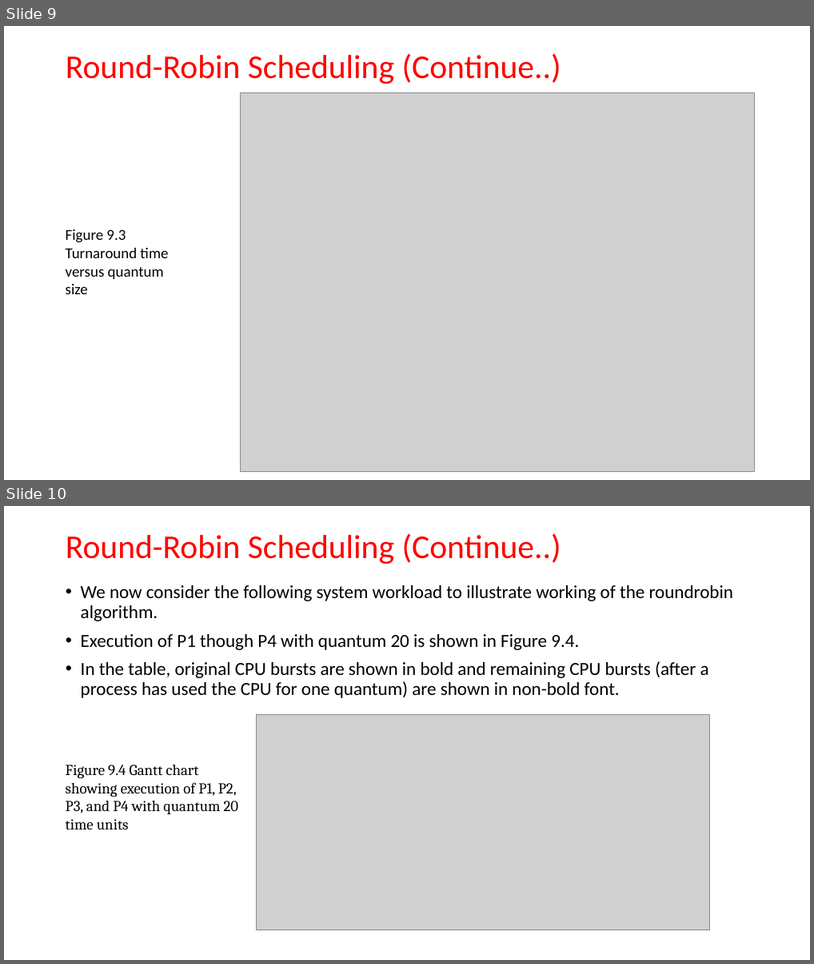
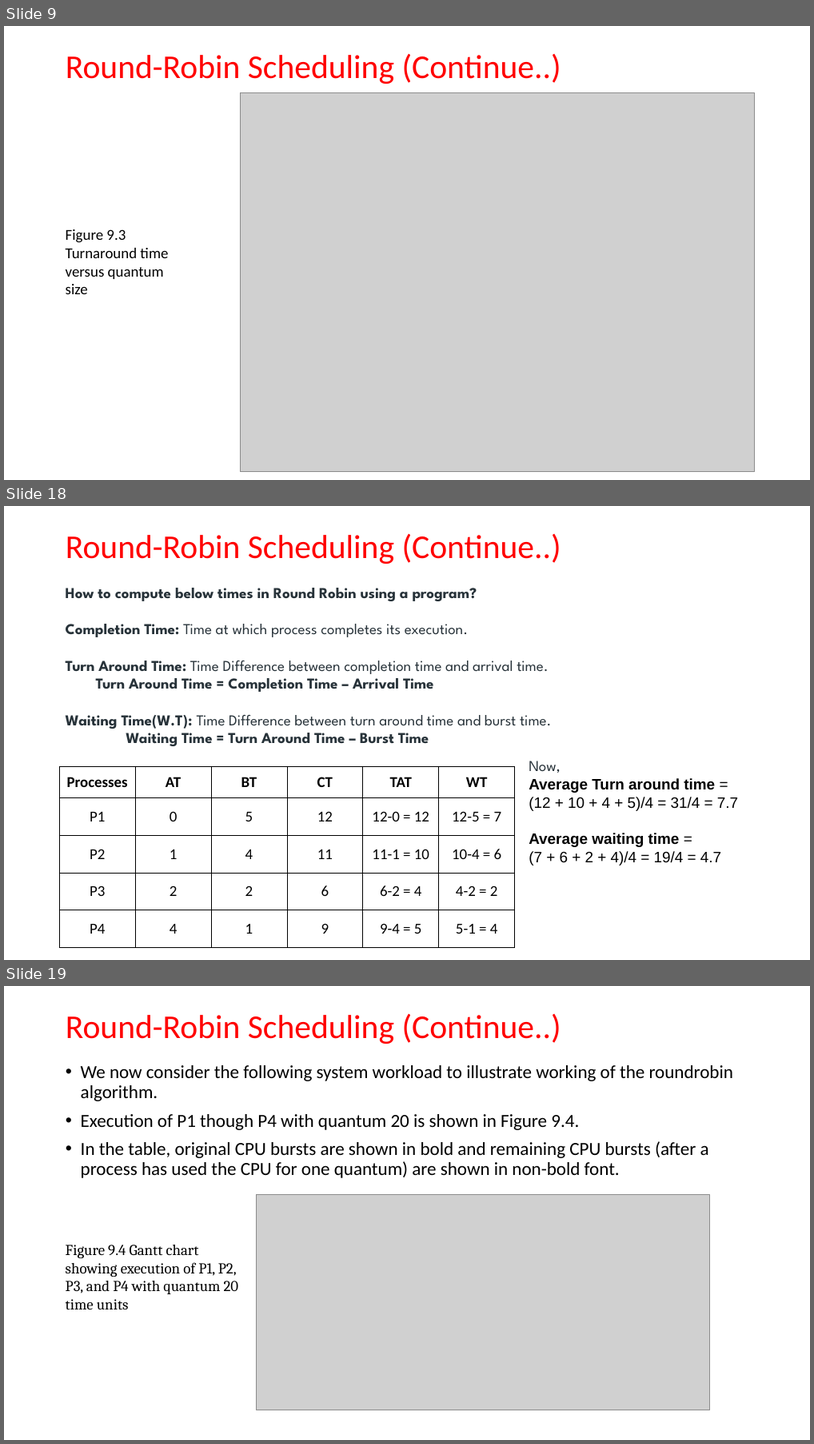
Before and after one commit to bamboat3/os, a slide deck: Lecture-9.pptx. Shown one above the other, each under a label of ours: slides 9 and 10 before the commit, slides 9, 18 and 19 after it; the slides between them are not shown. The pictures are 814x964 and 814x1444 pixels, drawn with LibreOffice and Linux fonts; fonts in the diff are those of the drawing; grey boxes stand for pictures. Boxes give left, top, right and bottom in pixels: in the first picture for what was removed or moved away, otherwise in the second. Text is boxed around its words. In the diff, an @@ line names an element or a change of style, - is before the commit and + after.

```diff
--- a/Lecture-9.pptx
+++ b/Lecture-9.pptx
@@ slide 18 added at (x1=4, y1=506, x2=810, y2=960), background #FFFFFF @@
@@ title added at (x1=66, y1=534, x2=562, y2=564), 39.6 pt, text #FF0000 @@
+Round-Robin Scheduling (Continue..)
@@ text added at (x1=66, y1=588, x2=551, y2=746), 18 pt, text #273239, bold @@
+How to compute below times in Round Robin using a program?
+Completion Time: Time at which process completes its execution.
+Turn Around Time: Time Difference between completion time and arrival time.
+  Turn Around Time = Completion Time – Arrival Time
+Waiting Time(W.T): Time Difference between turn around time and burst time.
+Waiting Time = Turn Around Time – Burst Time
@@ table added at (x1=60, y1=766, x2=517, y2=947), 5 rows, 6 columns @@
+Processes | AT | BT | CT | TAT | WT
+P1 | 0 | 5 | 12 | 12-0 = 12 | 12-5 = 7
+P2 | 1 | 4 | 11 | 11-1 = 10 | 10-4 = 6
+P3 | 2 | 2 | 6 | 6-2 = 4 | 4-2 = 2
+P4 | 4 | 1 | 9 | 9-4 = 5 | 5-1 = 4
@@ text added at (x1=529, y1=760, x2=738, y2=865), 18 pt, text #000000 @@
+Now,
+Average Turn around time =
+(12 + 10 + 4 + 5)/4 = 31/4 = 7.7
+Average waiting time =
+(7 + 6 + 2 + 4)/4 = 19/4 = 4.7
@@ what was slide 10 is now slide 19 @@
```
Also in this commit, not shown: 8 other slides added.
